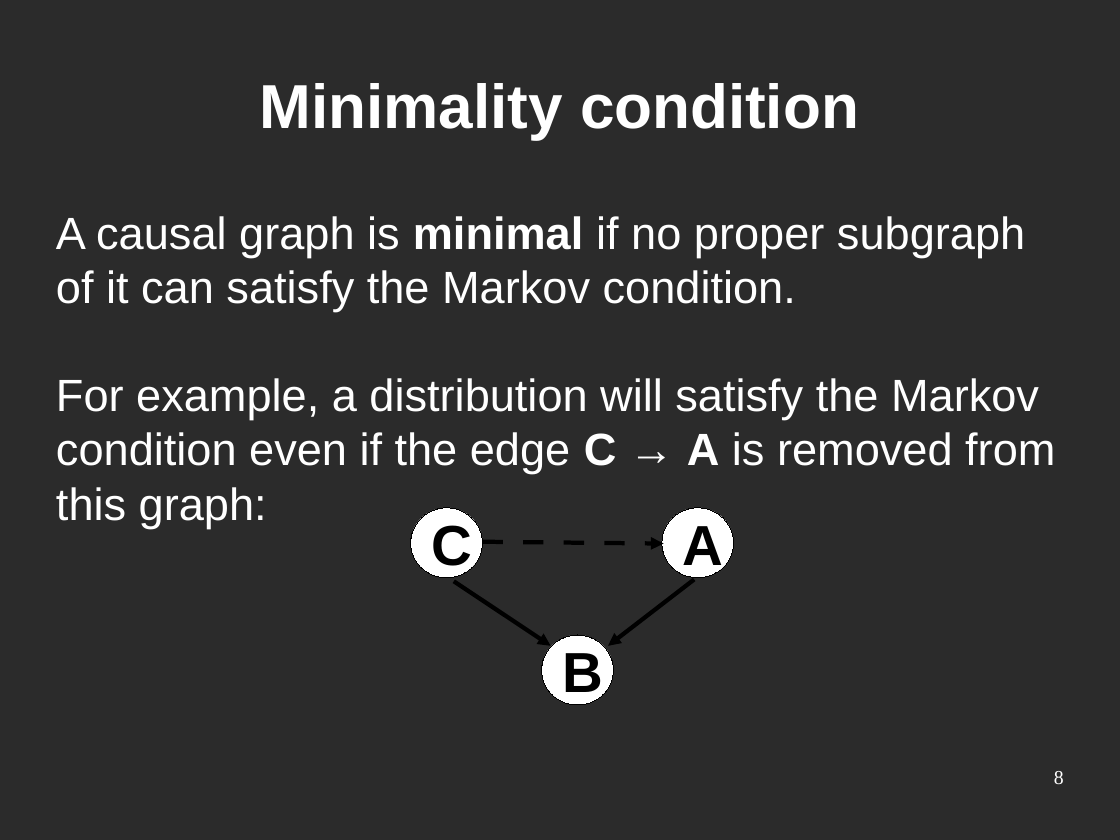
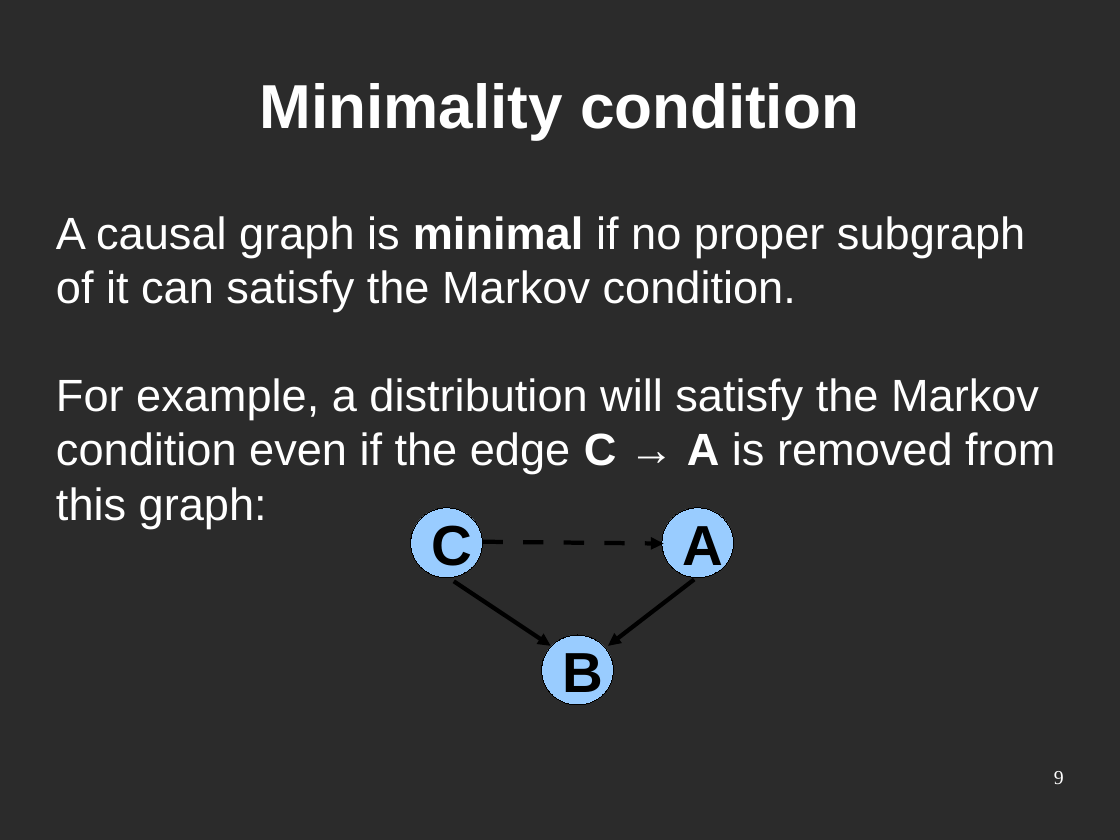
Before and after one commit to srvarey/genifer, a slide deck: slide 9 of slides/Genifer - causality.odp (slide 8 before the commit). Drawn at 1120x840 pixels with LibreOffice and Linux fonts; fonts in the diff are those of the drawing; background and template pictures are left out; a plain dark background stands for a picture behind light text. Boxes give left, top, right and bottom in pixels: in the first picture for what was removed or moved away, otherwise in the second. Text is boxed around its words. In the diff, an @@ line names an element or a change of style, - is before the commit and + after.

```diff
--- a/slides/Genifer - causality.odp
+++ b/slides/Genifer - causality.odp
@@ fill #FFFFFF to #99CCFF in 3 elements at <box>542,635,614,705</box>, <box>411,508,483,578</box>, <box>662,508,734,578</box> @@
@@ page number at <box>1054,771,1064,784</box>: text changed @@
-8
+9
```
Also in this commit, not shown: 2 other slides changed, 1 slide added, 8 other files.
